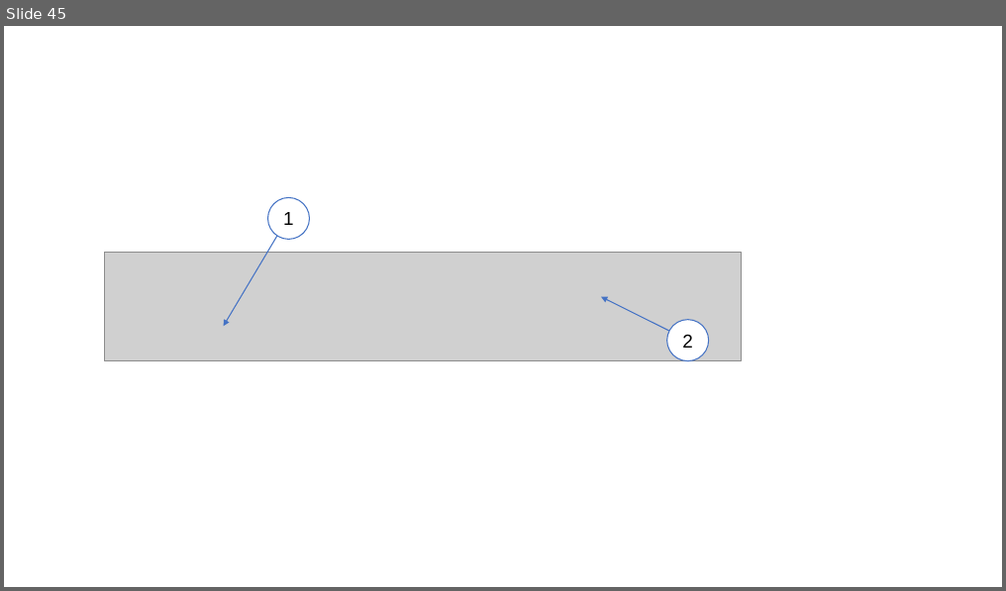
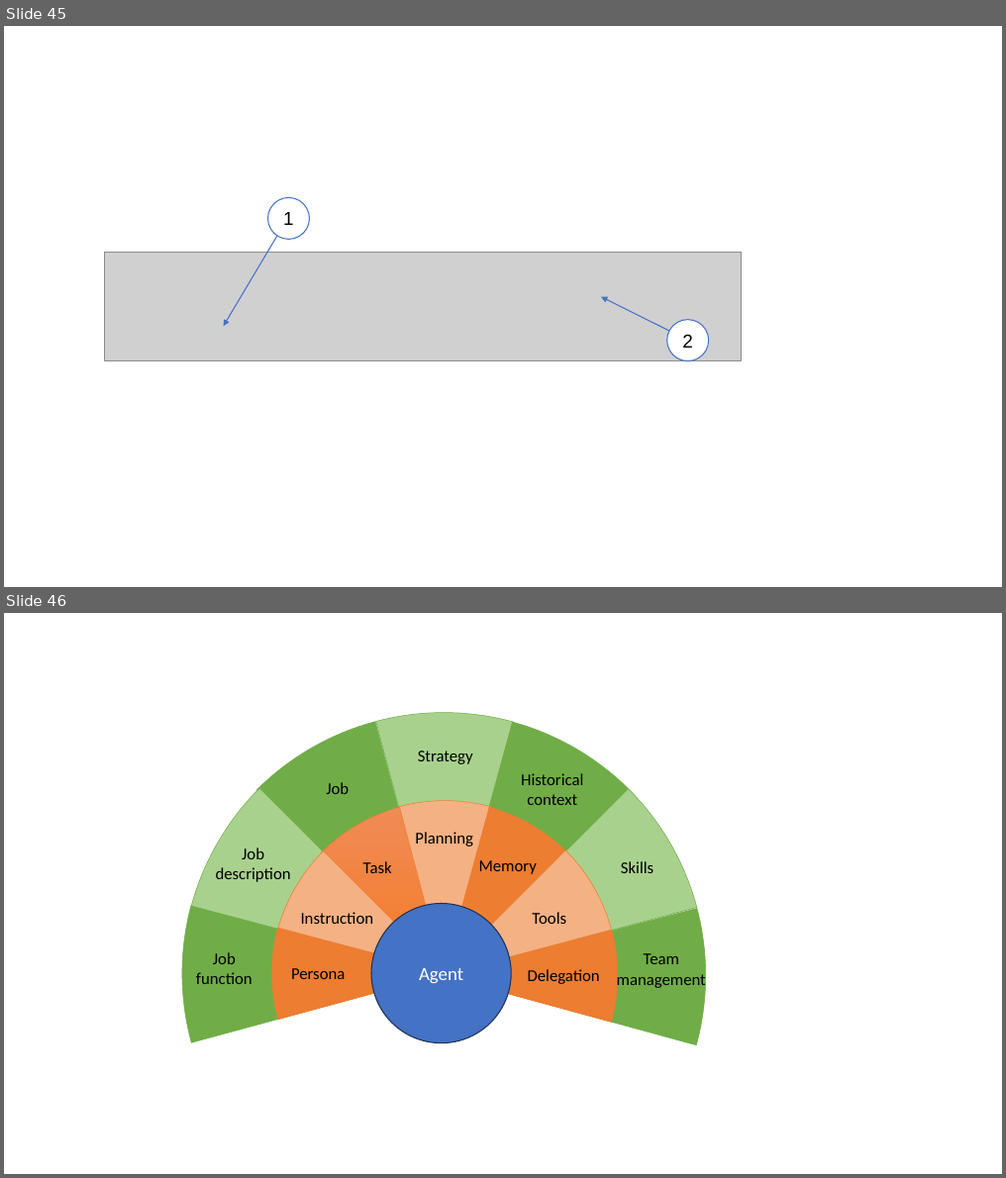
Before and after one commit to edinburgh-napier/SET09102, a slide deck: images/graphics.pptx. Shown one above the other, each under a label of ours: slide 45 before the commit, slides 45 and 46 after it. The pictures are 1006x591 and 1006x1178 pixels, drawn with LibreOffice and Linux fonts; fonts in the diff are those of the drawing; grey boxes stand for pictures. Boxes give left, top, right and bottom in pixels: in the first picture for what was removed or moved away, otherwise in the second. Text is boxed around its words. In the diff, an @@ line names an element or a change of style, - is before the commit and + after.

```diff
--- a/images/graphics.pptx
+++ b/images/graphics.pptx
@@ slide 46 added at bbox=[4, 613, 1002, 1174], background #FFFFFF @@
@@ pie slice (boxed as its full ellipse) added at bbox=[79, 615, 803, 1174], fill #70AD47, outline #70AD47 0.5 pt @@
@@ pie slice (boxed as its full ellipse) added at bbox=[82, 616, 805, 1174], fill #A9D18E, outline #70AD47 0.5 pt @@
@@ pie slice (boxed as its full ellipse) added at bbox=[82, 617, 803, 1174], fill #70AD47, outline #70AD47 0.5 pt @@
@@ pie slice (boxed as its full ellipse) added at bbox=[85, 614, 808, 1174], fill #A9D18E, outline #70AD47 0.5 pt @@
@@ pie slice (boxed as its full ellipse) added at bbox=[85, 613, 807, 1174], fill #70AD47, outline #70AD47 0.5 pt @@
@@ pie slice (boxed as its full ellipse) added at bbox=[177, 712, 706, 1174], fill #A9D18E, outline #70AD47 0.5 pt @@
@@ pie slice (boxed as its full ellipse) added at bbox=[179, 713, 708, 1174], fill #70AD47, outline #70AD47 0.5 pt @@
@@ pie slice (boxed as its full ellipse) added at bbox=[199, 734, 682, 1174], fill #ED7D31, outline #ED7D31 0.5 pt @@
@@ pie slice (boxed as its full ellipse) added at bbox=[202, 737, 683, 1174], fill #ED7D31, outline #ED7D31 0.5 pt @@
@@ pie slice (boxed as its full ellipse) added at bbox=[203, 736, 686, 1174], fill #F4B183, outline #ED7D31 0.5 pt @@
@@ pie slice (boxed as its full ellipse) added at bbox=[207, 735, 690, 1174], fill #F4B183, outline #ED7D31 0.5 pt @@
@@ pie slice (boxed as its full ellipse) added at bbox=[208, 732, 690, 1174], fill #ED7D31, outline #ED7D31 0.5 pt @@
@@ text added at bbox=[418, 751, 473, 764], 16 pt, text #000000 @@
+Strategy
@@ text added at bbox=[326, 782, 349, 794], 16 pt, text #000000 @@
+Job
@@ text added at bbox=[521, 773, 583, 805], 16 pt, text #000000 @@
+Historical context
@@ pie slice (boxed as its full ellipse) added at bbox=[263, 799, 617, 1152], fill #F4B183, outline #ED7D31 0.5 pt @@
@@ pie slice (boxed as its full ellipse) added at bbox=[269, 801, 623, 1155], fill gradient #F18C57 to #F67B28 to #E56C19, outline #ED7D31 0.5 pt @@
@@ text added at bbox=[216, 848, 291, 882], 16 pt, text #000000 @@
+Job description
@@ text added at bbox=[415, 832, 473, 847], 16 pt, text #000000 @@
+Planning
@@ text added at bbox=[363, 861, 392, 873], 16 pt, text #000000 @@
+Task
@@ text added at bbox=[479, 861, 537, 874], 16 pt, text #000000 @@
+Memory
@@ text added at bbox=[621, 861, 653, 873], 16 pt, text #000000 @@
+Skills
@@ ellipse added at bbox=[371, 903, 512, 1044], fill #4472C4, outline #1E3256 1 pt, 18 pt, text #FFFFFF @@
+Agent
@@ text added at bbox=[301, 912, 374, 924], 16 pt, text #000000 @@
+Instruction
@@ text added at bbox=[532, 912, 566, 924], 16 pt, text #000000 @@
+Tools
@@ text added at bbox=[196, 953, 252, 984], 16 pt, text #000000 @@
+Job function
@@ text added at bbox=[291, 968, 345, 979], 16 pt, text #000000 @@
+Persona
@@ text added at bbox=[617, 954, 706, 989], 16 pt, text #000000 @@
+Team management
@@ text added at bbox=[528, 969, 600, 984], 16 pt, text #000000 @@
+Delegation
```
Also in this commit, not shown: 4 other slides added, 1 other file.
